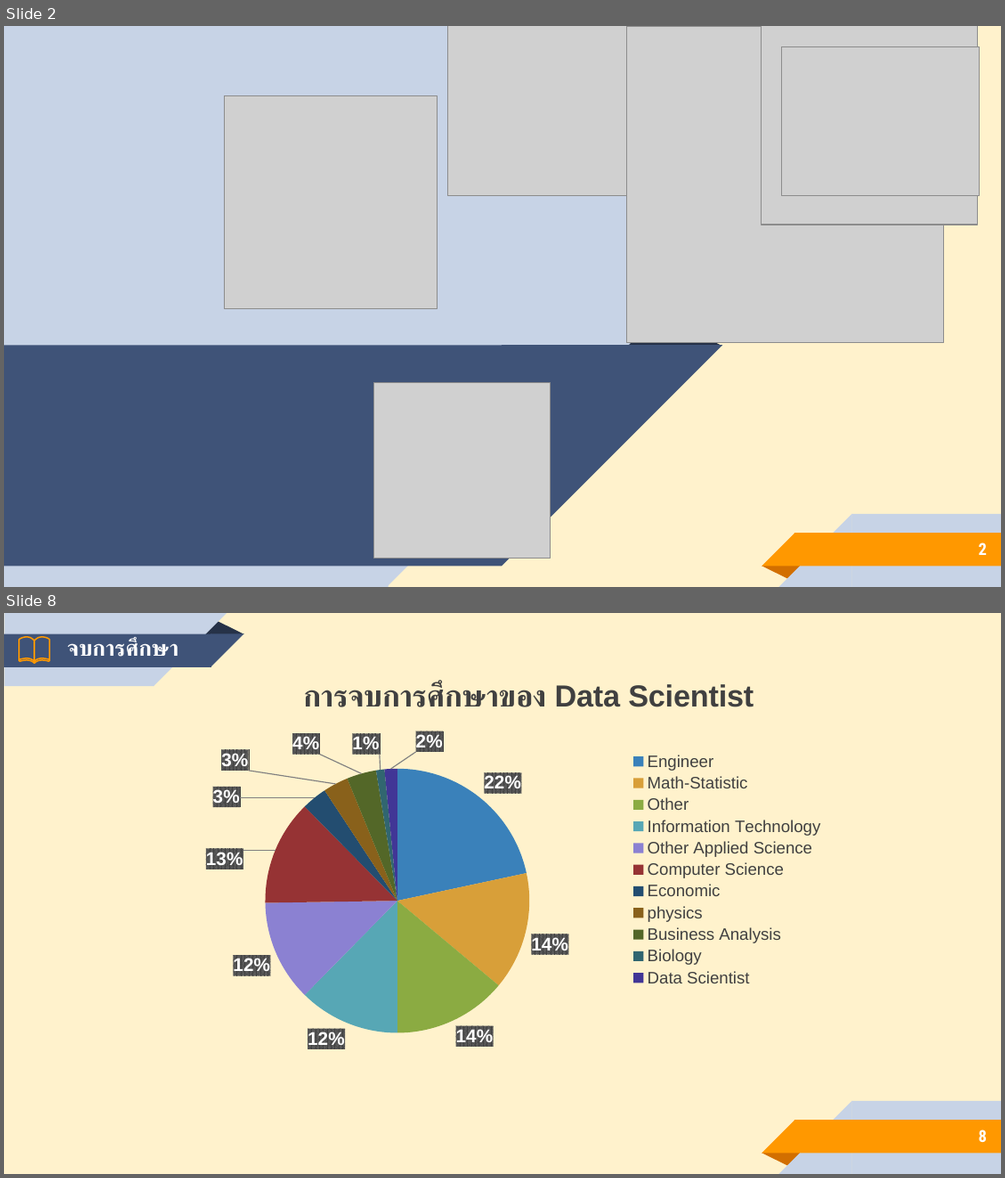
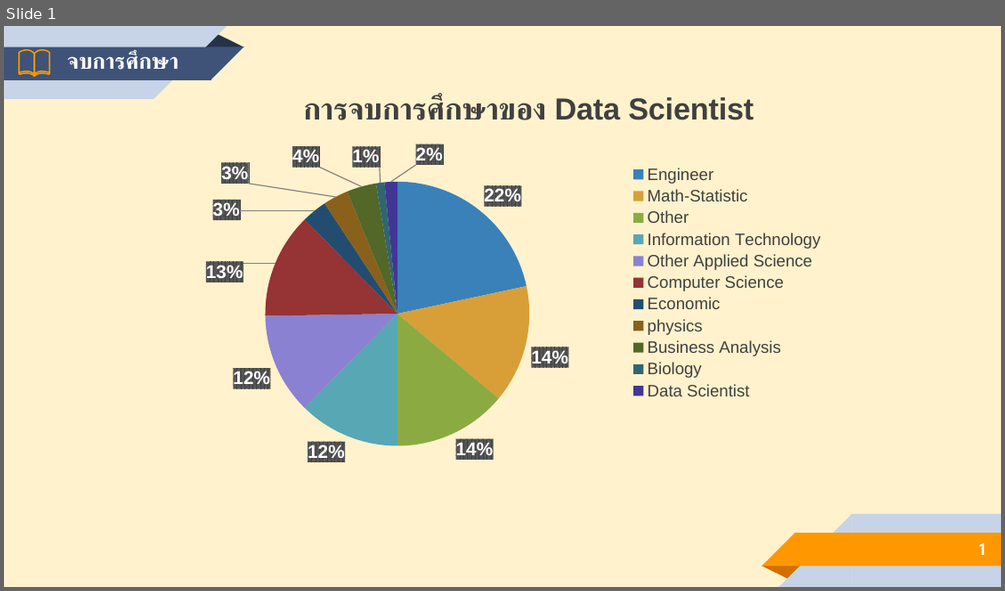
Before and after one commit to Kuroishi1221/Demand-Skills-for-Data-Scientists, a slide deck: presentaion/Present.pptx. Shown one above the other, each under a label of ours: slides 2 and 8 before the commit, slide 1 after it; the slides between them are not shown. The pictures are 1005x1178 and 1005x591 pixels, drawn with LibreOffice and Linux fonts; fonts in the diff are those of the drawing; grey boxes stand for pictures. Boxes give left, top, right and bottom in pixels: in the first picture for what was removed or moved away, otherwise in the second. Text is boxed around its words. In the diff, an @@ line names an element or a change of style, - is before the commit and + after.

```diff
--- a/presentaion/Present.pptx
+++ b/presentaion/Present.pptx
@@ slide 2 removed at box(4, 26, 1001, 587), background #FFF2CC; not listed: 5 template elements that a slide beside it also shows @@
@@ rectangle removed at box(4, 26, 388, 586) @@
@@ right triangle removed at box(388, 26, 948, 585) @@
@@ picture removed at box(447, 26, 626, 194) @@
@@ picture removed at box(627, 26, 944, 343) @@
@@ picture removed at box(760, 26, 977, 224) @@
@@ picture removed at box(782, 47, 979, 195) @@
@@ picture removed at box(225, 95, 437, 308) @@
@@ triangle removed at box(625, 313, 721, 345) @@
@@ rectangle removed at box(4, 345, 502, 566) @@
@@ right triangle removed at box(502, 345, 723, 566) @@
@@ picture removed at box(374, 382, 550, 557) @@
@@ page number removed at box(979, 542, 987, 555) @@
-2
@@ what was slide 8 is now slide 1 @@
@@ page number at box(979, 543, 987, 555): text changed @@
-8
+1
```
Also in this commit, not shown: 1 slide changed, 1 slide added, 8 other slides removed.
